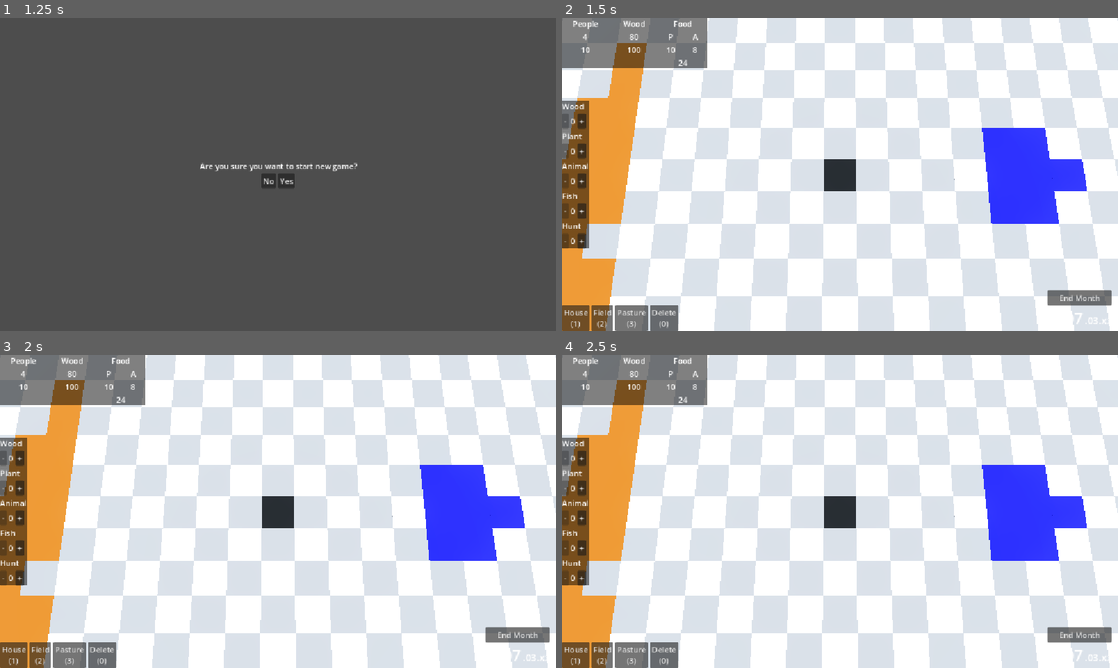
Above: before the commit, frames 1-4 (two rows, left to right).
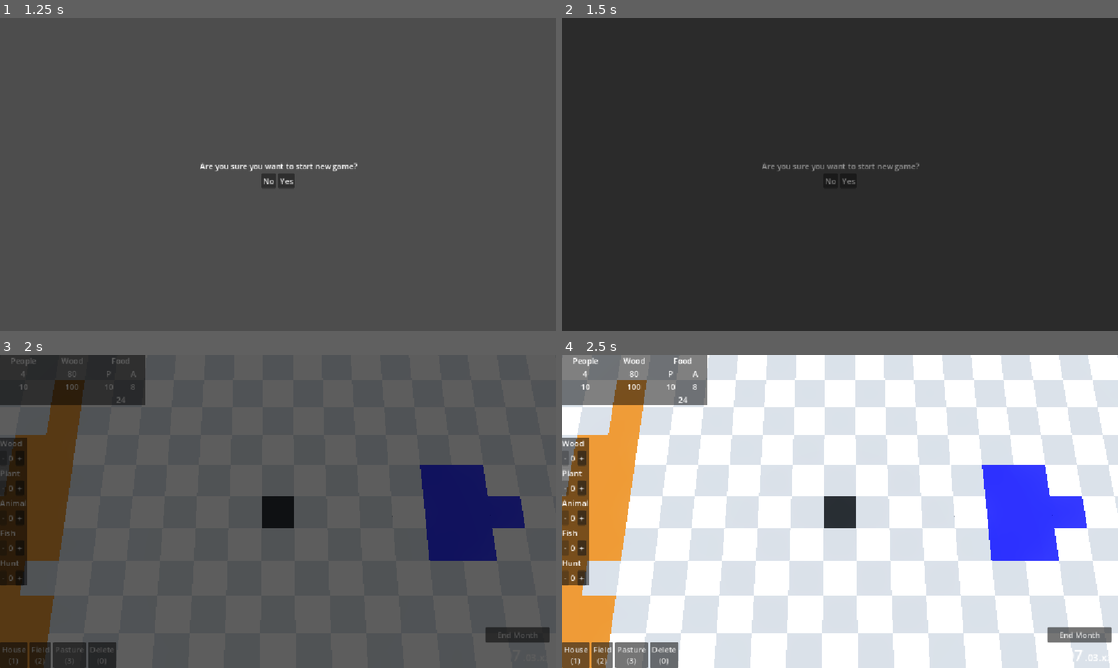
Above: after the commit, the same moments.

Repository: KaschaArtem/Hamlet
Game: Godot game, scene res://scenes/active_scenes/main_menu.tscn
Same seed, same stepped clock (60 frames per second), same inputs: the game is played once before the commit and once after it.
Inputs:
- Up to frame 1 (1.25 s): click "New Game" at 0.5 s
- Up to frame 2 (1.5 s): click "Yes" at 1.25 s
- Up to frame 3 (2 s): no input
- Up to frame 4 (2.5 s): click "House (1)" at 2 s

Frame 1 is identical in both runs. In frame 2, 99% of the frame differs, in the area x 0-100%, y 0-100%; in frame 3, 100%; in frame 4, nothing differs.

Commit message:
update scene manager

Diff:
--- /dev/null
+++ b/scenes/active_scenes/loading_screen.tscn
@@ -0,0 +1,61 @@
+[gd_scene format=3 uid="uid://b60wr08qf4hhi"]
+
+[ext_resource type="Script" uid="uid://4v7w4mhyvokk" path="res://scripts/loading_screen.gd" id="1_vel1t"]
+
+[sub_resource type="StyleBoxFlat" id="StyleBoxFlat_palkd"]
+bg_color = Color(0, 0, 0, 1)
+
+[sub_resource type="Animation" id="Animation_e3rp3"]
+length = 0.001
+tracks/0/type = "value"
+tracks/0/imported = false
+tracks/0/enabled = true
+tracks/0/path = NodePath("Panel:modulate")
+tracks/0/interp = 1
+tracks/0/loop_wrap = true
+tracks/0/keys = {
+"times": PackedFloat32Array(0),
+"transitions": PackedFloat32Array(1),
+"update": 0,
+"values": [Color(1, 1, 1, 0)]
+}
+
+[sub_resource type="Animation" id="Animation_dsk01"]
+resource_name = "transition"
+length = 0.5
+tracks/0/type = "value"
+tracks/0/imported = false
+tracks/0/enabled = true
+tracks/0/path = NodePath("Panel:modulate")
+tracks/0/interp = 1
+tracks/0/loop_wrap = true
+tracks/0/keys = {
+"times": PackedFloat32Array(0, 0.5),
+"transitions": PackedFloat32Array(1, 1),
+"update": 0,
+"values": [Color(1, 1, 1, 0), Color(1, 1, 1, 1)]
+}
+
+[sub_resource type="AnimationLibrary" id="AnimationLibrary_vydlt"]
+_data = {
+&"RESET": SubResource("Animation_e3rp3"),
+&"transition": SubResource("Animation_dsk01")
+}
+
+[node name="LoadingScreen" type="CanvasLayer" unique_id=136899807 node_paths=PackedStringArray("animation_player")]
+layer = 10
+script = ExtResource("1_vel1t")
+animation_player = NodePath("AnimationPlayer")
+
+[node name="Panel" type="Panel" parent="." unique_id=1550948106]
+modulate = Color(1, 1, 1, 0)
+anchors_preset = 15
+anchor_right = 1.0
+anchor_bottom = 1.0
+grow_horizontal = 2
+grow_vertical = 2
+theme_override_styles/panel = SubResource("StyleBoxFlat_palkd")
+
+[node name="AnimationPlayer" type="AnimationPlayer" parent="." unique_id=1708405688]
+libraries/ = SubResource("AnimationLibrary_vydlt")
+autoplay = &"transition"
--- a/scripts/autoload/scene_manager.gd
+++ b/scripts/autoload/scene_manager.gd
@@ -1,4 +1,44 @@
 extends Node
 
-func change_scene(scene: String) -> void:
-	get_tree().change_scene_to_file(scene)
+
+signal progress_changed
+signal load_finished
+
+var loading_screen: PackedScene = preload("res://scenes/active_scenes/loading_screen.tscn")
+var loaded_resource: PackedScene
+var scene_path: String
+var progress: Array = []
+
+
+func _ready() -> void:
+	set_process(false)
+
+
+func load_scene(_scene_path: String) -> void:
+	scene_path = _scene_path
+
+	var new_load_screen = loading_screen.instantiate()
+	add_child(new_load_screen)
+	progress_changed.connect(new_load_screen._on_progress_changed)
+	load_finished.connect(new_load_screen._on_load_finished)
+
+	await new_load_screen.loading_screen_ready
+
+	start_load()
+
+func start_load() -> void:
+	var state = ResourceLoader.load_threaded_request(scene_path, "", false)
+	if state == OK:
+		set_process(true)
+
+
+func _process(_delta: float) -> void:
+	var load_status = ResourceLoader.load_threaded_get_status(scene_path, progress)
+	progress_changed.emit(progress[0])
+	match load_status:
+		ResourceLoader.THREAD_LOAD_INVALID_RESOURCE, ResourceLoader.THREAD_LOAD_FAILED:
+			set_process(false)
+		ResourceLoader.THREAD_LOAD_LOADED:
+			loaded_resource = ResourceLoader.load_threaded_get(scene_path)
+			get_tree().change_scene_to_packed(loaded_resource)
+			load_finished.emit()
--- a/scripts/game/game.gd
+++ b/scripts/game/game.gd
@@ -335,4 +335,6 @@
 
 func _input(_event):
 	if Input.is_action_just_pressed("reload_game_scene"):
-		SceneManager.change_scene("res://scenes/active_scenes/game.tscn")
+		SceneManager.load_scene("res://scenes/active_scenes/game.tscn")
+	if Input.is_action_just_pressed("ui_cancel"):
+		SceneManager.load_scene("res://scenes/active_scenes/main_menu.tscn")
--- /dev/null
+++ b/scripts/loading_screen.gd
@@ -0,0 +1,21 @@
+extends CanvasLayer
+
+
+signal loading_screen_ready
+
+@export var animation_player: AnimationPlayer
+
+
+func _ready() -> void:
+	await animation_player.animation_finished
+	loading_screen_ready.emit()
+
+
+func _on_progress_changed(_new_value: float) -> void:
+	pass
+
+
+func _on_load_finished() -> void:
+	animation_player.play_backwards("transition")
+	await animation_player.animation_finished
+	queue_free()
--- a/scripts/menu/new_game_confirm.gd
+++ b/scripts/menu/new_game_confirm.gd
@@ -18,7 +18,7 @@
 
 
 func _on_yes_pressed() -> void:
-	SceneManager.change_scene("res://scenes/active_scenes/game.tscn")
+	SceneManager.load_scene("res://scenes/active_scenes/game.tscn")
 
 
 func _input(_event) -> void:
Renamed: scripts/autoload/SFXManager.gd -> scripts/autoload/sfx_manager.gd
Renamed: scripts/autoload/SFXManager.gd.uid -> scripts/autoload/sfx_manager.gd.uid
Not shown, added: scripts/loading_screen.gd.uid
